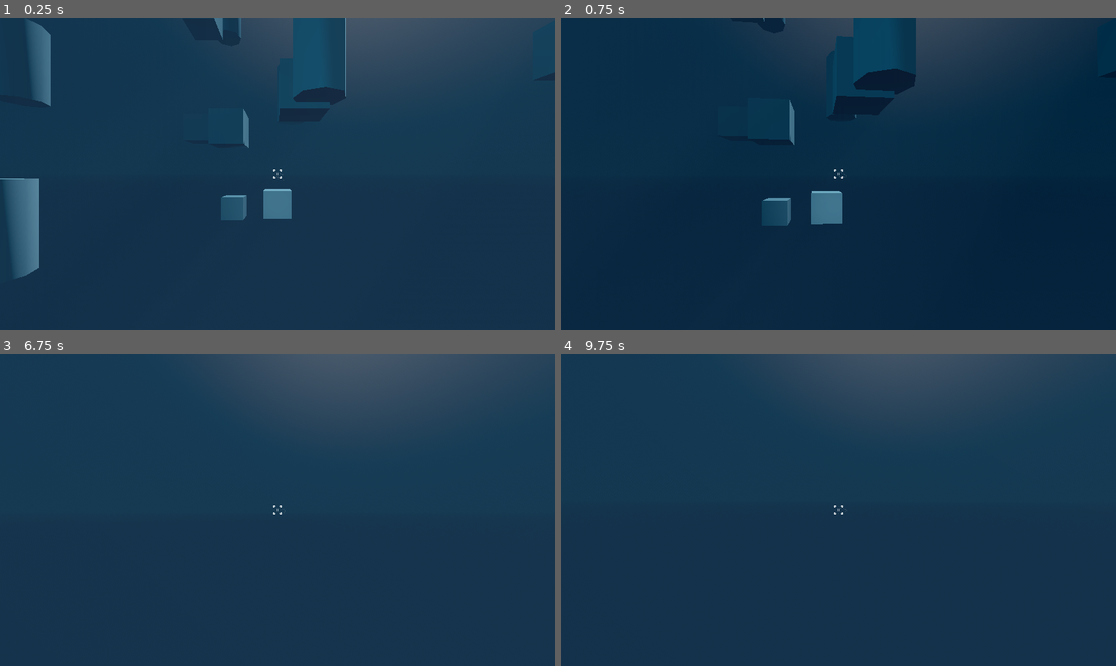
Above: before the commit, frames 1-4 (two rows, left to right).
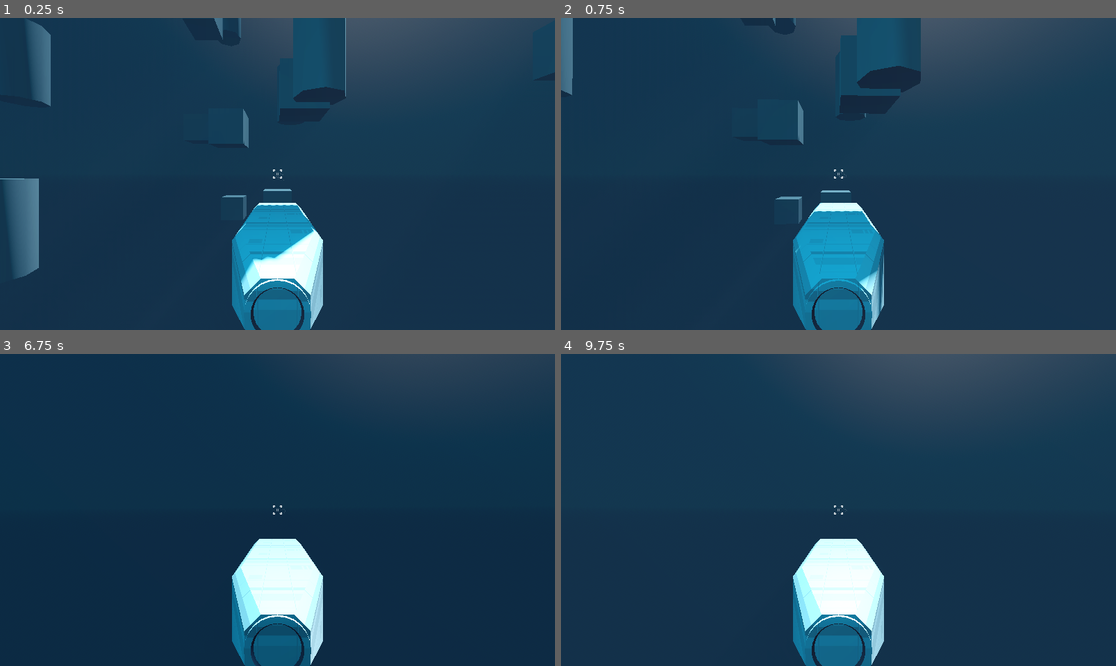
Above: after the commit, the same moments.

Repository: cogwerkz/ldjam57-depths
Game: Godot game, scene res://arena/Game.tscn
Same seed, same stepped clock (60 frames per second), same inputs: the game is played once before the commit and once after it.
Inputs (mouse positions are in pixels of both pictures, inside the frame that each line leads up to):
- Up to frame 1 (0.25 s): no input
- Up to frame 2 (0.75 s): tap Enter at 0.5 s; move the mouse to (866, 174) at 0.52 s; hold W (throttle_forward) from 0.53 s (still down); hold Shift (throttle_overdrive) from 0.53 s (still down)
- Up to frame 3 (6.75 s): move the mouse to (249, 510) at 1.27 s; release Shift (throttle_overdrive) at 1.28 s; tap Shift (throttle_overdrive) every 1.5 s from 1.35 to 5.85 s; tap Space (throttle_up) at 2, 3.5, 5 s; move the mouse to (288, 503) at 2.02 s; hold Shift (throttle_overdrive) 2.03-2.78 s; tap Enter at 2.75, 4.25 s; move the mouse to (271, 516) at 2.77 s; move the mouse to (316, 513) at 3.52 s; hold Shift (throttle_overdrive) 3.53-4.28 s; move the mouse to (233, 506) at 4.27 s; move the mouse to (283, 510) at 5.02 s; hold Shift (throttle_overdrive) 5.03-5.78 s; move the mouse to (255, 503) at 5.77 s; release W (throttle_forward) at 5.78 s; hold D (throttle_right) 5.78-6.53 s; move the mouse to (305, 510) at 6.52 s; hold W (throttle_forward) from 6.53 s (still down); hold Shift (throttle_overdrive) from 6.53 s (still down)
- Up to frame 4 (9.75 s): move the mouse to (810, 510) at 7.27 s; release Shift (throttle_overdrive) at 7.28 s; tap Shift (throttle_overdrive) at 7.35, 8.85 s; move the mouse to (849, 503) at 8.02 s; hold Shift (throttle_overdrive) 8.03-8.78 s; move the mouse to (832, 516) at 8.77 s; release W (throttle_forward) at 8.78 s; hold A (throttle_left) 8.78-9.53 s; move the mouse to (877, 513) at 9.52 s; hold W (throttle_forward) from 9.53 s (still down); hold Shift (throttle_overdrive) from 9.53 s (still down)

The runs differ from the first frame. In frame 1, 6.2% of the frame differs, in the area x 41-59%, y 55-100%; in frame 2, 8.1%; in frame 3, 11%, in the area x 35-69%, y 0-100%; in frame 4, 5.8%.

Commit message:
feature: models

Diff:
--- a/entity/player/PlayerSubmarine.tscn
+++ b/entity/player/PlayerSubmarine.tscn
@@ -1,16 +1,21 @@
-[gd_scene load_steps=5 format=3 uid="uid://cad4krsh3wyd8"]
+[gd_scene load_steps=6 format=3 uid="uid://cad4krsh3wyd8"]
 
 [ext_resource type="Script" uid="uid://bq6b30eup0a7w" path="res://entity/player/player_submarine.gd" id="1_vby8d"]
+[ext_resource type="PackedScene" uid="uid://x306rtslsbp5" path="res://assets/raw/submarine.glb" id="2_7ojpt"]
 [ext_resource type="Texture2D" uid="uid://civxmtuwakep8" path="res://assets/raw/crosshair.png" id="2_xs68m"]
 [ext_resource type="Texture2D" uid="uid://c34y5ght4fxfo" path="res://assets/raw/direction.png" id="3_f1t2n"]
 
 [sub_resource type="CapsuleShape3D" id="CapsuleShape3D_vby8d"]
+height = 4.5063
 
 [node name="PlayerSubmarine" type="RigidBody3D"]
 script = ExtResource("1_vby8d")
 
+[node name="submarine" parent="." instance=ExtResource("2_7ojpt")]
+transform = Transform3D(1, 0, 0, 0, 1, 0, 0, 0, 1, 0, -0.530707, 0.0773239)
+
 [node name="CollisionShape3D" type="CollisionShape3D" parent="."]
-transform = Transform3D(1, 0, 0, 0, -4.37114e-08, 1, 0, -1, -4.37114e-08, 0, 0, 0)
+transform = Transform3D(1, 0, 0, 0, -4.37114e-08, 1, 0, -1, -4.37114e-08, 0, 0, -0.402172)
 shape = SubResource("CapsuleShape3D_vby8d")
 
 [node name="Camera3D" type="Camera3D" parent="."]
Binary file added: assets/raw/submarine.glb
Not shown, added: assets/raw/submarine.glb.import
Not shown, added: assets/raw/submarine_0.png.import
Binary file added: assets/raw/submarine_1.png
Not shown, added: assets/raw/submarine_1.png.import
Binary file added: assets/raw/turret.glb
Not shown, added: assets/raw/submarine.model
Not shown, added: assets/raw/turret.model
